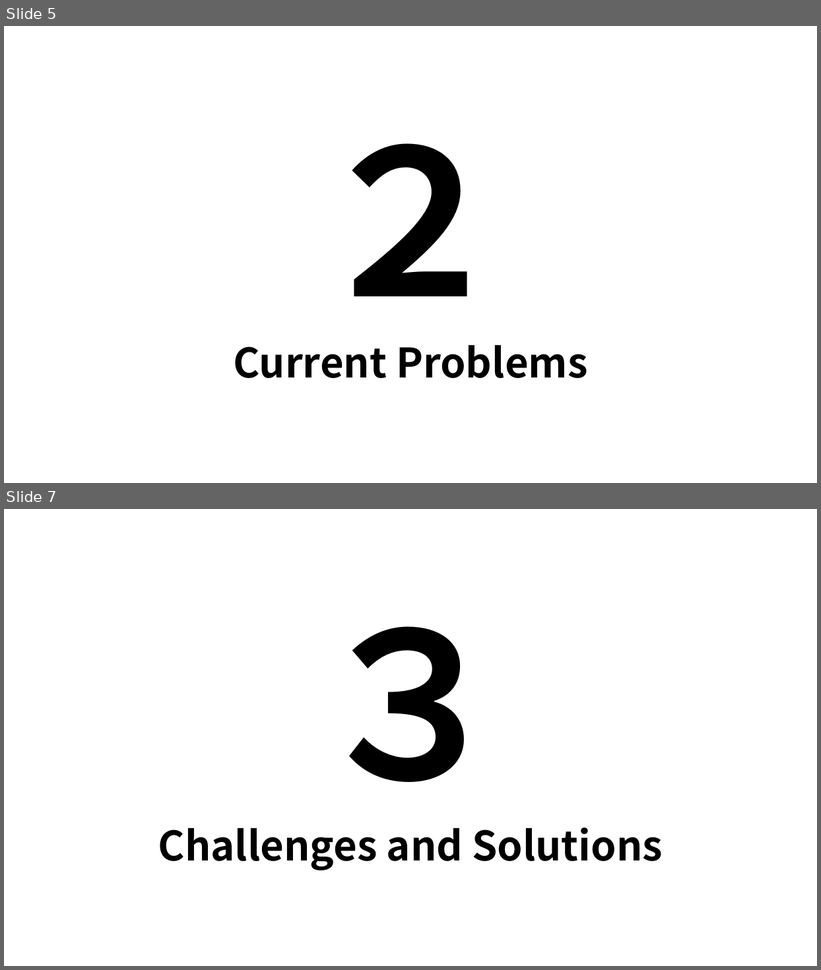
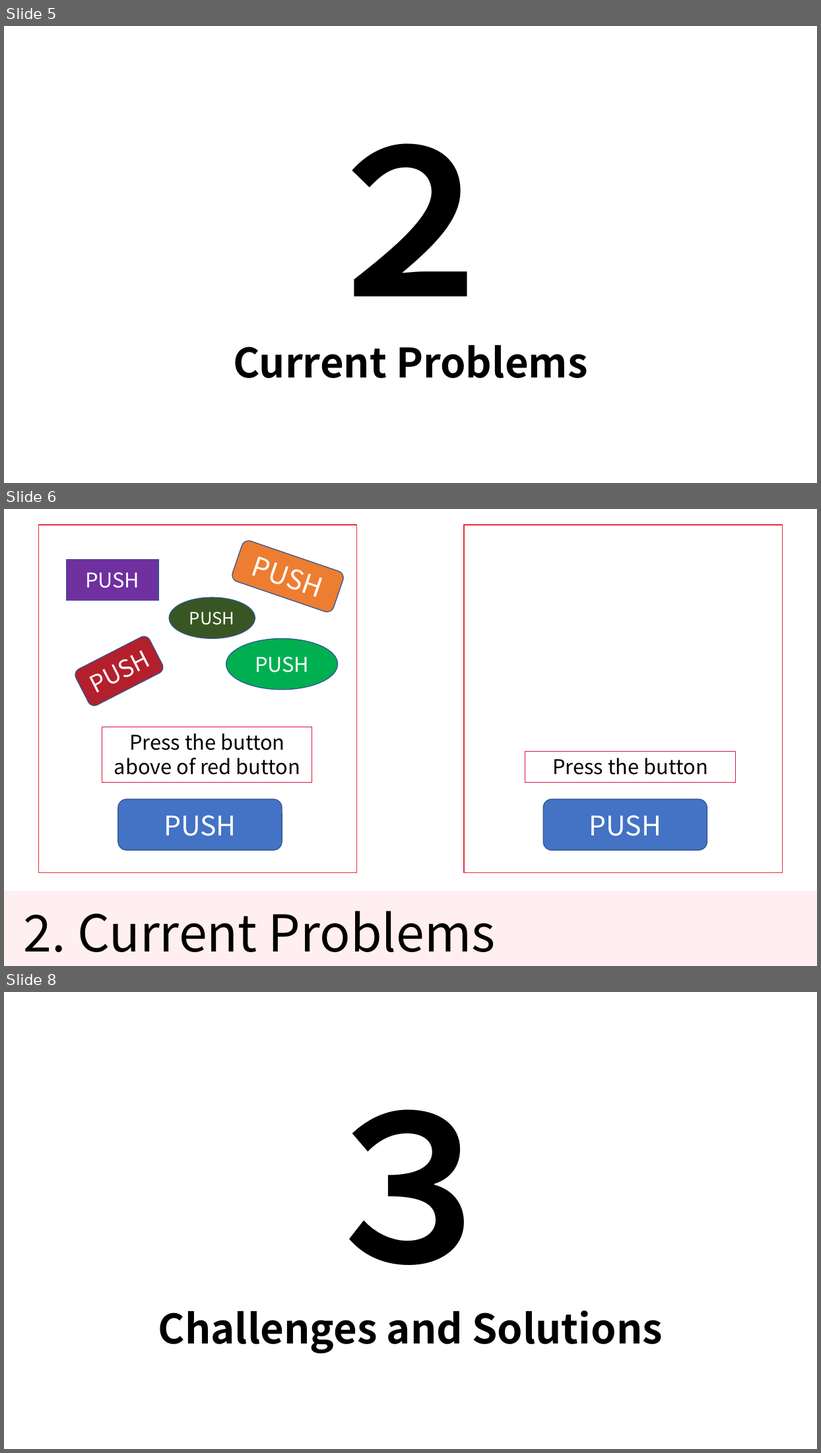
Before and after one commit to KNobuki/Rakuten_fashion, a slide deck: presentation/Presentation.pptx. Shown one above the other, each under a label of ours: slides 5 and 7 before the commit, slides 5, 6 and 8 after it; the slides between them are not shown. The pictures are 821x970 and 821x1453 pixels, drawn with LibreOffice and Linux fonts; fonts in the diff are those of the drawing. Boxes give left, top, right and bottom in pixels: in the first picture for what was removed or moved away, otherwise in the second. Text is boxed around its words. In the diff, an @@ line names an element or a change of style, - is before the commit and + after.

```diff
--- a/presentation/Presentation.pptx
+++ b/presentation/Presentation.pptx
@@ slide 6 added at [4, 509, 817, 966], background #FFFFFF @@
@@ rectangle added at [39, 525, 357, 873], fill #FFFFFF, outline #EA2D3D 1 pt @@
@@ rectangle added at [464, 525, 782, 873], fill #FFFFFF, outline #EA2D3D 1 pt @@
@@ rounded rectangle added at [230, 539, 345, 614], fill #ED7D31, outline #325491 1 pt, 32 pt, text #FFFFFF @@
+PUSH
@@ rectangle added at [66, 559, 158, 600], fill #7030A0, outline #325491 1 pt, 24 pt, text #FFFFFF @@
+PUSH
@@ ellipse added at [169, 597, 255, 638], fill #385723, outline #325491 1 pt, 20 pt, text #FFFFFF @@
+PUSH
@@ rounded rectangle added at [73, 634, 166, 708], fill #B3202C, outline #325491 1 pt, 28 pt, text #FFFFFF @@
+PUSH
@@ ellipse added at [226, 639, 338, 690], fill #00B050, outline #325491 1 pt, 24 pt, text #FFFFFF @@
+PUSH
@@ rectangle added at [102, 727, 312, 783], outline #DC143C 0.75 pt, 24 pt, text #000000 @@
+Press the button above of red button
@@ rectangle added at [525, 752, 735, 782], outline #DC143C 0.75 pt, 24 pt, text #000000 @@
+Press the button
@@ rounded rectangle added at [118, 799, 282, 851], fill #4472C4, outline #325491 1 pt, 32 pt, text #FFFFFF @@
+PUSH
@@ rounded rectangle added at [543, 799, 708, 851], fill #4472C4, outline #325491 1 pt, 32 pt, text #FFFFFF @@
+PUSH
@@ rectangle added at [4, 891, 817, 966], fill #FF9199 at 14% opacity @@
@@ title added at [24, 911, 496, 953], 60 pt, text #000000 @@
+2. Current Problems
@@ what was slide 7 is now slide 8 @@
```
Also in this commit, not shown: 11 slides changed, 4 other slides added.
